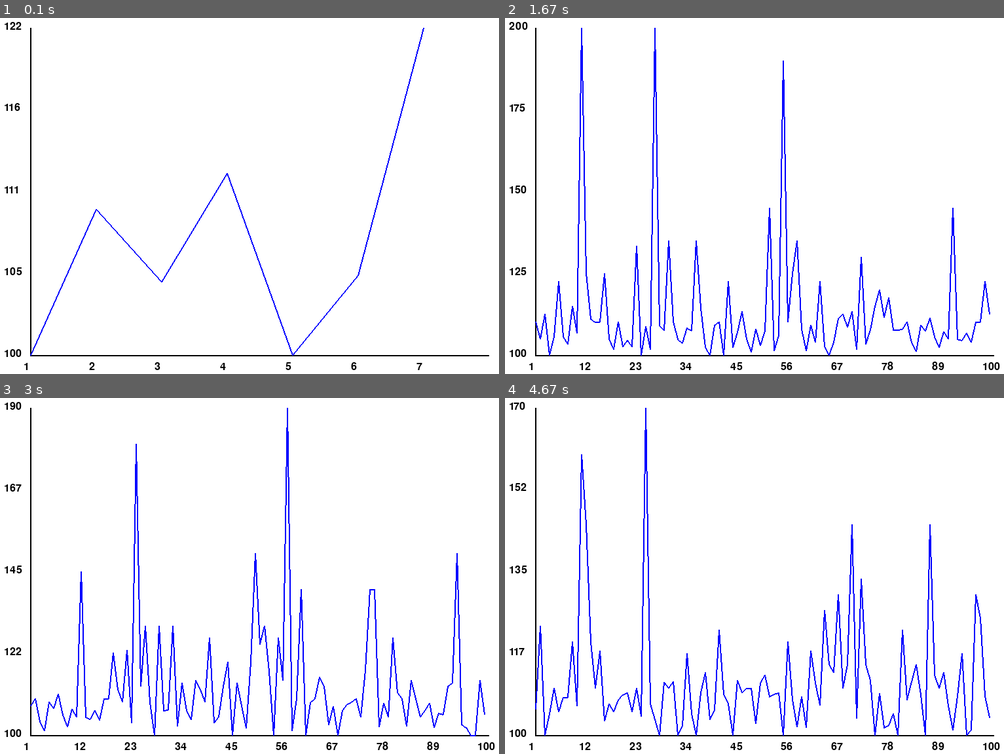
Above: before the commit, frames 1-4 (two rows, left to right).
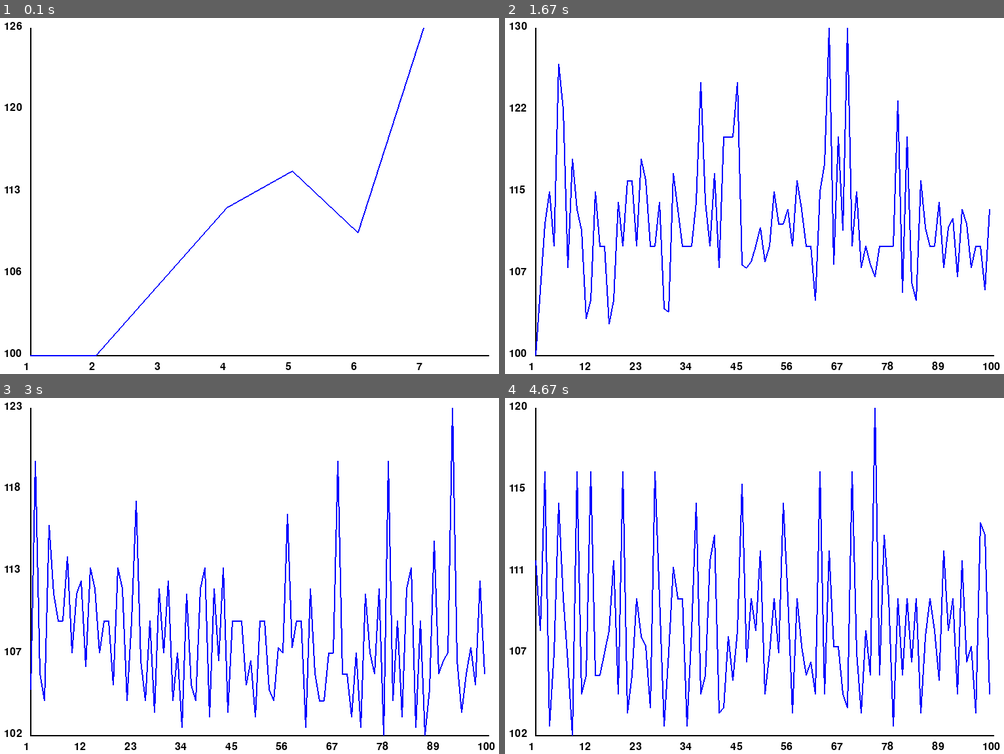
Above: after the commit, the same moments.

Repository: Neptun332/merchant-game-v2
Game: pygame game, started from game.py
Two runs of this game, one before a commit and one after it. Both use one fixed random seed, a clock stepped at 60 frames per second and the inputs below.
Inputs:
- Up to frame 1 (0.1 s): no input
- Up to frame 2 (1.67 s): no input
- Up to frame 3 (3 s): no input
- Up to frame 4 (4.67 s): no input

The runs differ from the first frame. In frame 1, 1.1% of the frame differs, in the area x 1-85%, y 1-96%; in frame 2, 7.7%; in frame 3, 8.3%; in frame 4, 10%, in the area x 0-98%, y 1-96%.

Commit message:
added production and consumption

Diff:
--- a/game.py
+++ b/game.py
@@ -4,6 +4,8 @@
 from resources import ResourceName, Resource
 from global_market import GlobalMarket
 from display import Display
+
+
 class Game:
     def __init__(self):
         self.display = Display(title="Resource Prices")
@@ -29,6 +31,12 @@
         running = True
         iter = 0
         while running:
+            # Process city resource consumption and production
+            for city_name, city in self.game_map.cities.items():
+                city.consume_resources()
+                city.produce_resources()
+                print(f"{city_name} - Iron: {city.resources[ResourceName.Iron].amount}")
+
             # Game loop logic
             for npc in self.npcs:
                 city = self.game_map.get_city("CityA")
--- a/global_market.py
+++ b/global_market.py
@@ -2,7 +2,7 @@
 from map import City
 from npc import NPC
 from resources import ResourceName
-
+from collections import defaultdict
 class GlobalMarket:
 
     def __init__(self, cities: list[City], npcs: list[NPC]):
@@ -15,23 +15,60 @@
         self.price_history = {
             ResourceName.Iron: [self.base_prices[ResourceName.Iron]]
         }
+
+        self.total_consumed = defaultdict(int)        # Track total consumption and production
+        self.total_produced = defaultdict(int)
+
         self.current_price = {
             ResourceName.Iron: self.get_resource_price(ResourceName.Iron)
         }
 
+
     def update_prices(self):
         for resource_name in self.price_history.keys():
+            self.calculate_total_resource_consumed()
+            self.calculate_total_resource_produced()
             self.price_history[resource_name].append(self.current_price[resource_name])
             self.current_price[resource_name] = self.get_resource_price(resource_name)
 
     def get_resource_price(self, resource_name: ResourceName) -> float:
         return (self.base_prices[resource_name] * (1 + self.get_resource_price_change(resource_name)))
 
-    def get_resource_demand(self, resource_name: ResourceName) -> float:
-        return random.randint(0, 10)
+    def get_resource_demand(self, resource_name: ResourceName) -> int:
+        return self.total_consumed[resource_name]
 
-    def get_resource_supply(self, resource_name: ResourceName) -> float:
-        return random.randint(0, 10)
+    def get_resource_supply(self, resource_name: ResourceName) -> int:
+        return self.total_produced[resource_name]
 
     def get_resource_price_change(self, resource_name: ResourceName) -> float:
         return 0.1 * (self.get_resource_demand(resource_name) / (self.get_resource_supply(resource_name) + 1))
+
+    def calculate_total_resource_consumed(self):
+        """
+        Calculate the total consumed resources across all cities.
+        """
+        # Reset totals
+        for resource_name in self.total_consumed.keys():
+            self.total_consumed[resource_name] = 0
+
+        # Sum up consumption and production from all cities
+        for city in self.cities.values():
+            for resource_name in city.consumed_resources:
+                self.total_consumed[resource_name] += city.consumed_resources[resource_name]
+
+        return self.total_consumed
+
+    def calculate_total_resource_produced(self):
+        """
+        Calculate the total consumed and produced resources across all cities.
+        """
+        # Reset totals
+        for resource_name in self.total_produced.keys():
+            self.total_produced[resource_name] = 0
+
+        # Sum up consumption and production from all cities
+        for city in self.cities.values():
+            for resource_name in city.produced_resources:
+                self.total_produced[resource_name] += city.produced_resources[resource_name]
+
+        return self.total_produced
--- a/map.py
+++ b/map.py
@@ -1,9 +1,33 @@
 from resources import ResourceName, Resource
+import random
 
 class City:
     def __init__(self, name: str, resources: dict[ResourceName, Resource]):
         self.name = name
         self.resources = resources
+        self.development_level = 1.0  # Base development level, can be increased over time
+
+        self.produced_resources = {}
+        self.consumed_resources = {}
+
+    def consume_resources(self):
+        """Consume random amounts of resources each game tick."""
+        for resource_name, resource in self.resources.items():
+            # Random consumption between 1 and 5 units
+            consumption_amount = random.randint(1, 5)
+            # Ensure we don't consume more than available
+            actual_consumption = min(consumption_amount, resource.amount)
+            resource.amount -= actual_consumption
+            self.consumed_resources[resource_name] = actual_consumption
+
+    def produce_resources(self):
+        """Produce resources based on city development level each game tick."""
+        for resource_name, resource in self.resources.items():
+            # Base production is 1-3 units, multiplied by development level
+            base_production = random.randint(1, 3)
+            production_amount = int(base_production * self.development_level)
+            resource.amount += production_amount
+            self.produced_resources[resource_name] = production_amount
 
 class GameMap:
     def __init__(self):
